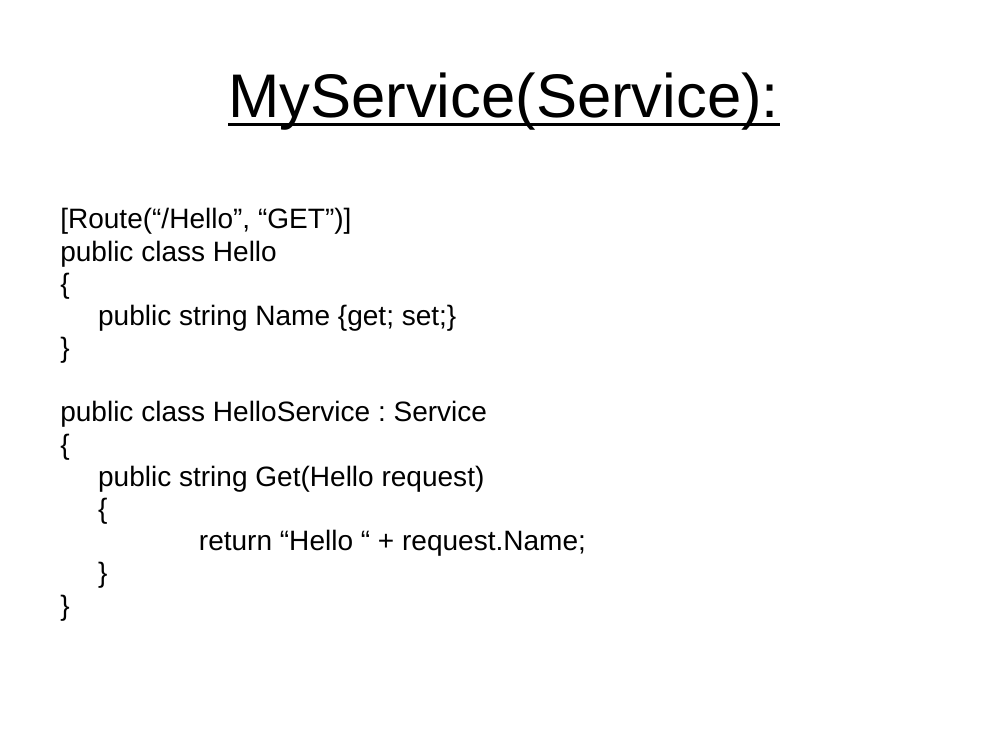
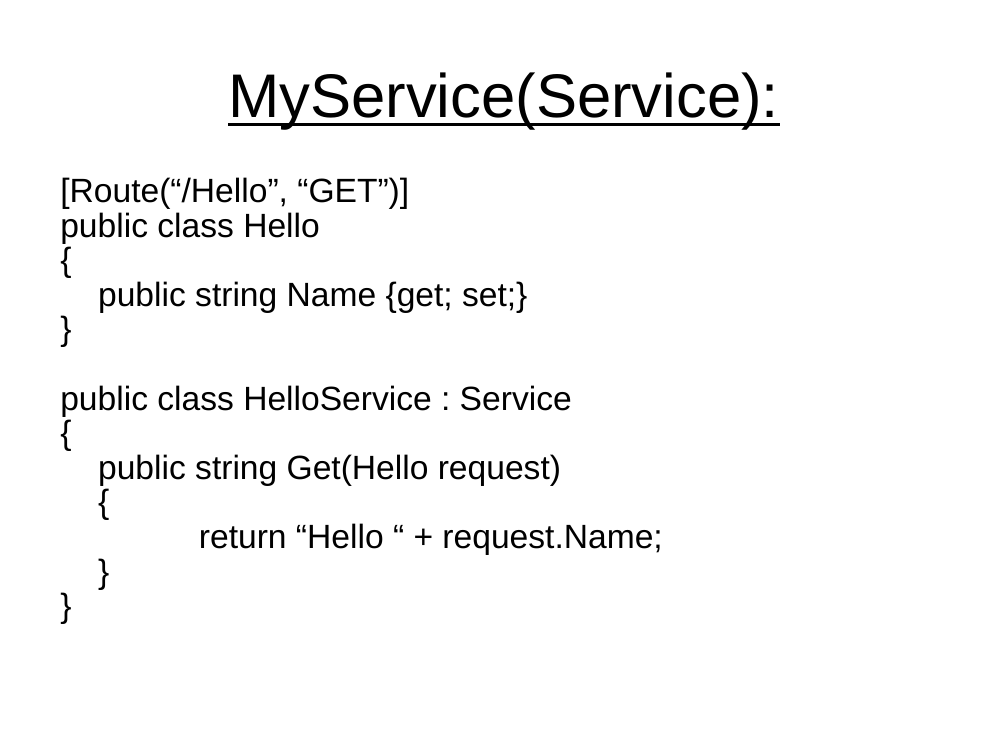
Before and after one commit to paaschpa/ordersDemo, a slide deck: slide 12 of CodeCamp2013.ppt (slide 8 before the commit). Drawn at 1008x756 pixels with LibreOffice and Linux fonts; fonts in the diff are those of the drawing. Boxes give left, top, right and bottom in pixels: in the first picture for what was removed or moved away, otherwise in the second. Text is boxed around its words. In the diff, an @@ line names an element or a change of style, - is before the commit and + after.

```diff
--- a/CodeCamp2013.ppt
+++ b/CodeCamp2013.ppt
@@ text "[Route(“/Hello”, “GET”)]" at (x1=60, y1=177, x2=662, y2=555): size 20 to 24 pt; line spacing 0.75 to 0.65; more space between paragraphs @@
```
Also in this commit, not shown: 5 other slides changed, 6 slides added, 1 slide removed, 1 other file.
